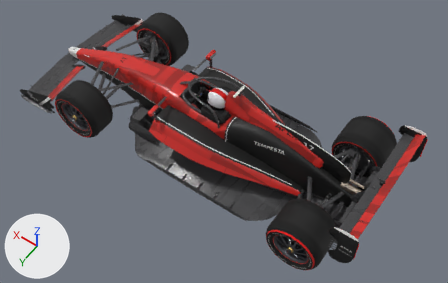
The glTF model tools/cars/out/tm_tempesta.glb, before and after one commit.
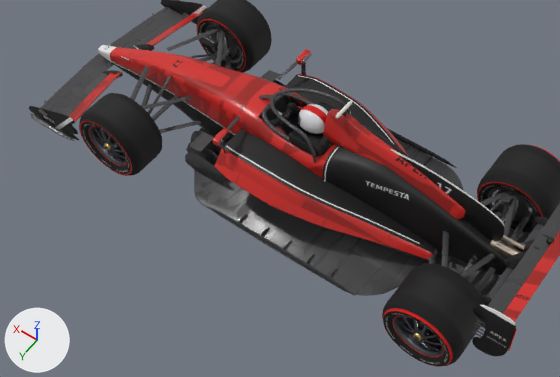
The first picture shows the older version from a 50 mm camera at (-3.28, 4.2, 6.66) aimed at (-0.4, 0.16, 0.32). The close-ups show the older and then the newer version on the part from 0% to 87% of the width and 6% to 98% of the height of that picture. Only the edits that show in the close-ups are written down. Every picture has the same lights, and +X, +Y and +Z are marked at lower left. Where no turn or scale is listed for an object, it has been applied to the vertices. Vertices at exactly the same position are counted once.

Names of what the first close-up shows: 'body.001', 'driver', 'rim_FL', 'rim_RL', 'tyre_FL', 'tyre_FR', 'tyre_RL', 'tyre_RR', 'upright_FR.001', 'upright_RR.001' and 4 more.
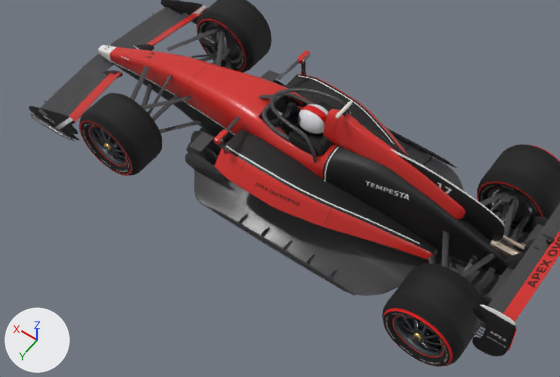
Boxes (x1, y1, x2, y2) around the edits, measured in the close-ups (560 x 377 px; the box of a moved part takes in the faces that stretch with it):
part 1 of me_body, moved or reshaped: before (110, 49, 326, 179); after (110, 50, 326, 179)
part 2 of me_body, surface changed: (67, 20, 560, 321) in both

The change in detail:
me_body has 41795 vertices, 83096 faces and spans x -2.6..2.6, y -1.03..1.03, z -0.59..0.59.
me_body is used by ob_body_001; location (0.002, 0.0, 0.619).
me_body part 1: 1977 of 41795 vertices moved; they spanned x -0.45..2.3, y -0.69..0.69, z -0.4..0.25 and now span x -0.45..2.3, y -0.67..0.67, z -0.4..0.25; mean shift (0.0, 0.0, 0.0); largest move (-0.45, 0.26, 0.14) -> (2.3, 0.07, -0.34).
me_body part 2: 56526 kept faces spanning x -2.57..2.58, y -1.03..1.03, z -0.59..0.58 get new texture (UV) coordinates.
